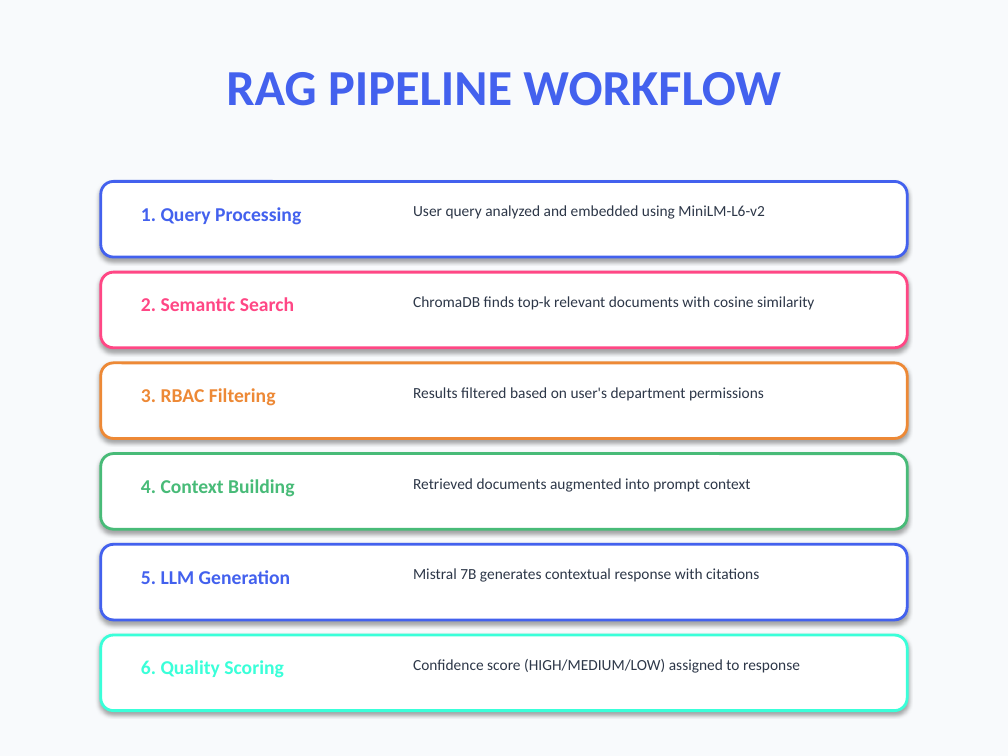
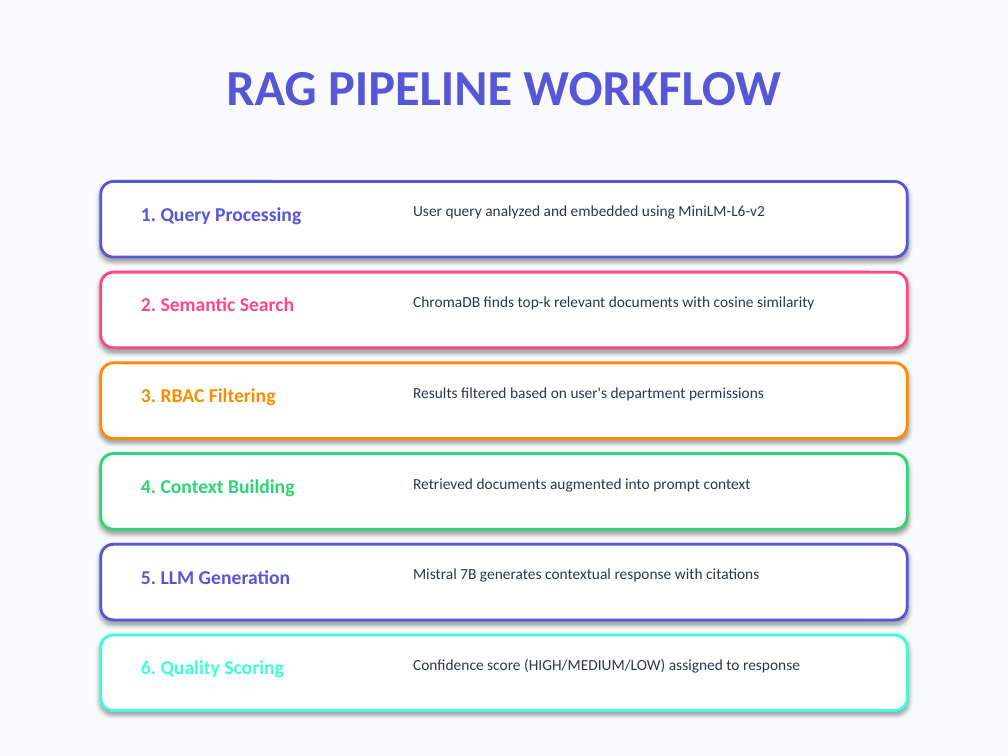
Before and after one commit to PriyanshuKr-2027/Company-Internal-Chatbot-with-Role-Based-Access-Control-RBAC-GROUP1, a slide deck: slide 8 of Role_Based_Chatbot_Presentation.pptx. Drawn at 1008x756 pixels with LibreOffice and Linux fonts; fonts in the diff are those of the drawing. Boxes give left, top, right and bottom in pixels: in the first picture for what was removed or moved away, otherwise in the second. Text is boxed around its words. In the diff, an @@ line names an element or a change of style, - is before the commit and + after.

Commit message:
Enhance presentation: 15 slides matching Canva Tech Vibrant Trendy theme

```diff
--- a/Role_Based_Chatbot_Presentation.pptx
+++ b/Role_Based_Chatbot_Presentation.pptx
@@ rounded rectangle at (x1=101, y1=181, x2=907, y2=257): outline #4361EE 2 pt to #5856D6 2 pt @@
@@ rounded rectangle at (x1=101, y1=363, x2=907, y2=438): outline #ED8936 2 pt to #FF8C00 2 pt @@
@@ text "3. RBAC Filtering" at (x1=141, y1=388, x2=276, y2=406): text colour #ED8936 to #FF8C00 @@
@@ rounded rectangle at (x1=101, y1=454, x2=907, y2=529): outline #48BB78 2 pt to #2ED573 2 pt @@
@@ text "4. Context Building" at (x1=141, y1=479, x2=294, y2=497): text colour #48BB78 to #2ED573 @@
@@ rounded rectangle at (x1=101, y1=544, x2=907, y2=620): outline #4361EE 2 pt to #5856D6 2 pt @@
@@ text colour #4361EE to #5856D6 in 3 elements at (x1=226, y1=72, x2=781, y2=106), (x1=141, y1=207, x2=301, y2=225), (x1=141, y1=570, x2=290, y2=584) @@
```
Also in this commit, not shown: 8 other slides changed, 6 slides added, 3 other files.
